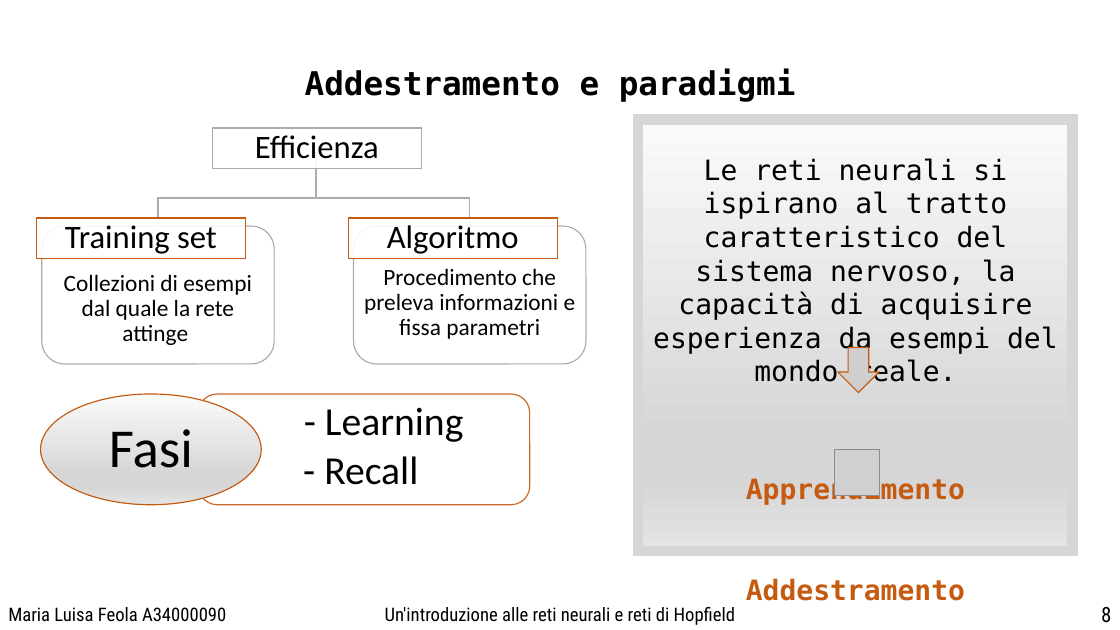
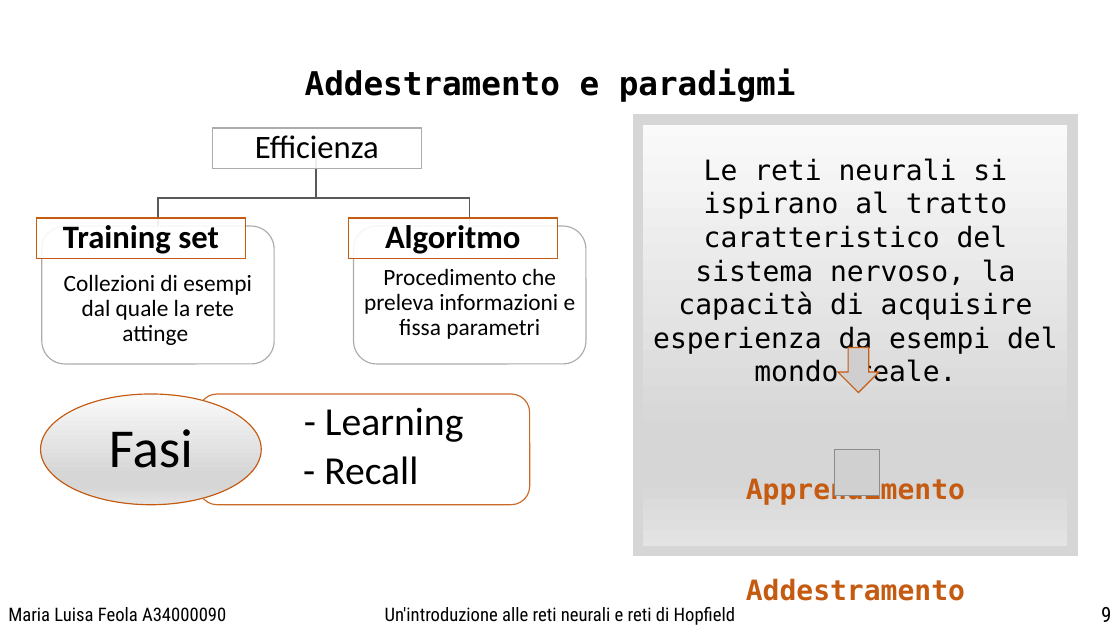
Before and after one commit to Misalf/tesi-nuovo, a slide deck: slide 9 of POWER POINT/PresentazionePowerPoint.pptx. Drawn at 1120x630 pixels with LibreOffice and Linux fonts; fonts in the diff are those of the drawing; grey boxes stand for pictures; background and template pictures are left out. Boxes give left, top, right and bottom in pixels: in the first picture for what was removed or moved away, otherwise in the second. Text is boxed around its words. In the diff, an @@ line names an element or a change of style, - is before the commit and + after.

```diff
--- a/POWER POINT/PresentazionePowerPoint.pptx
+++ b/POWER POINT/PresentazionePowerPoint.pptx
@@ freeform shape at (x1=158, y1=153, x2=316, y2=227): outline #AFABAB 1 pt to #595959 1 pt @@
@@ freeform shape at (x1=316, y1=153, x2=470, y2=227): outline #AFABAB 1 pt to #595959 1 pt @@
@@ text "Training set" at (x1=63, y1=225, x2=219, y2=254): bold on @@
@@ text "Algoritmo" at (x1=385, y1=225, x2=520, y2=254): bold on @@
@@ text at (x1=1101, y1=607, x2=1111, y2=622): text changed @@
-8
+9
```
Also in this commit, not shown: 8 other slides changed, 5 other files.
